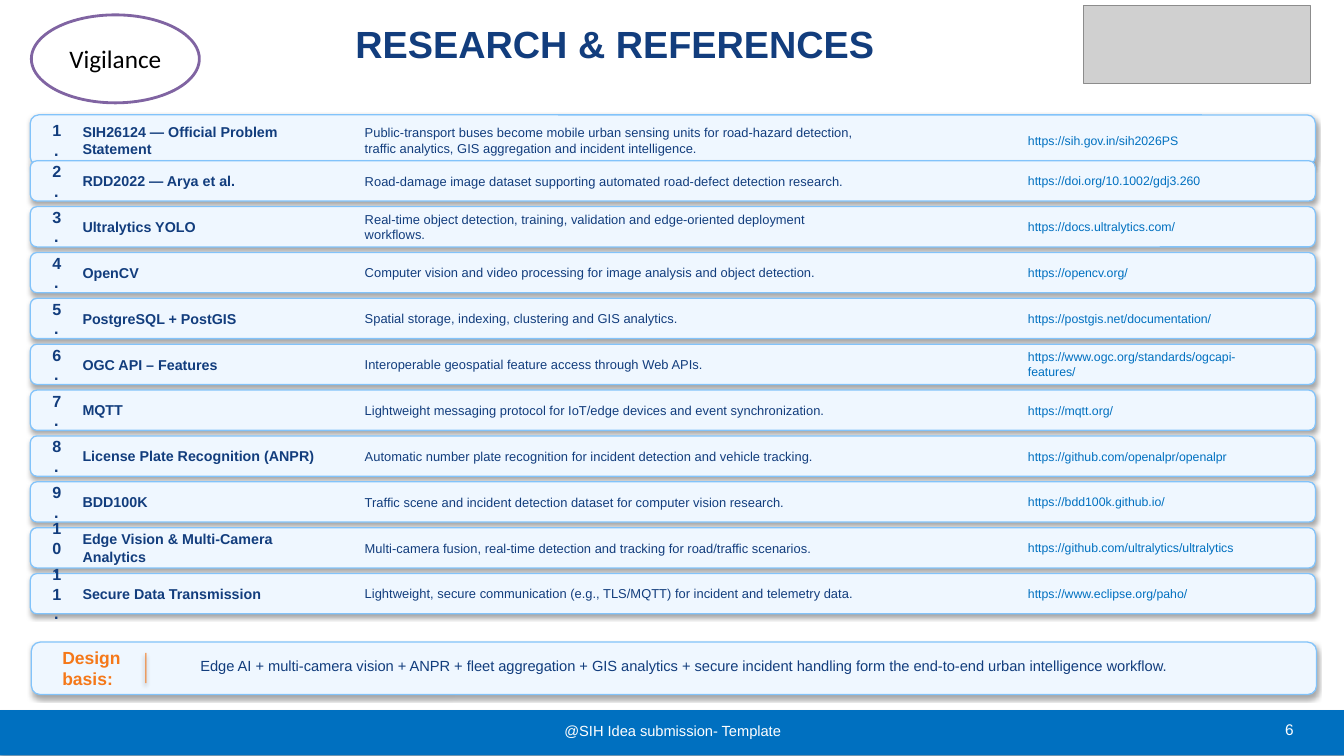
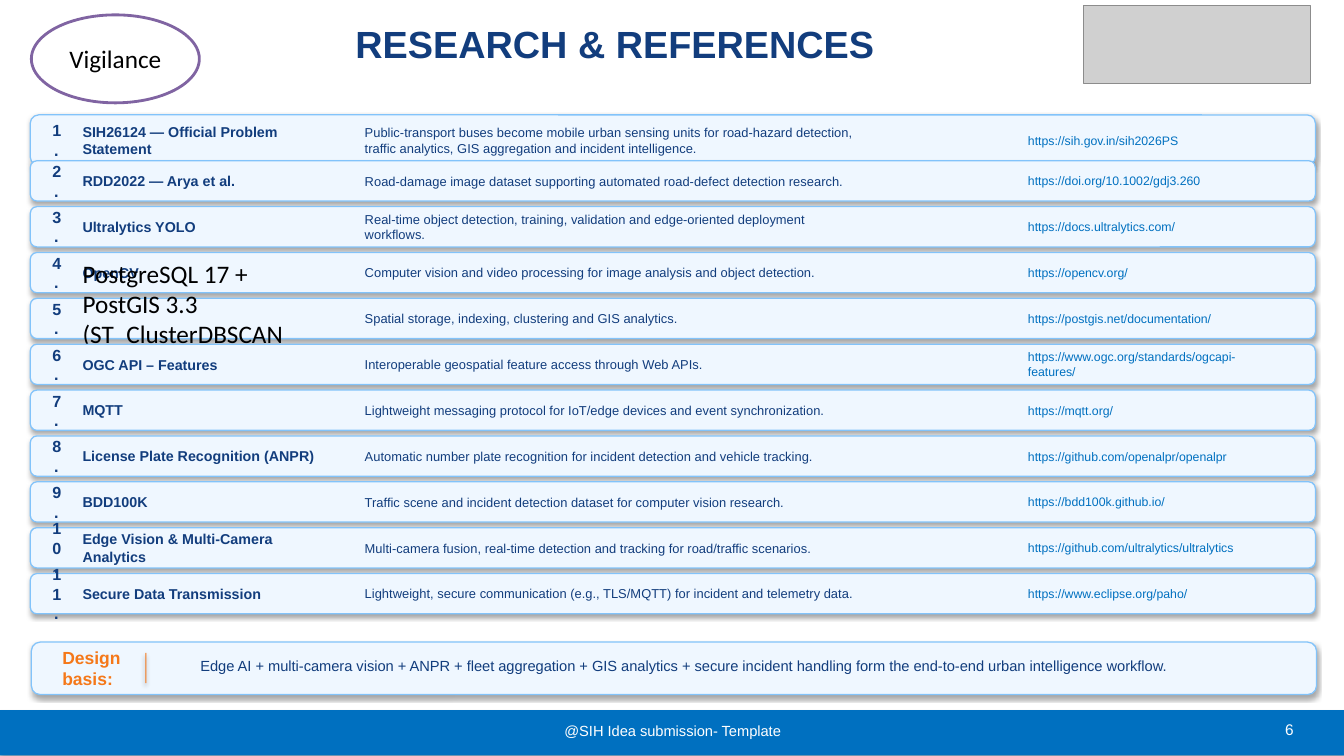
Before and after one commit to SanjeevAryanUni/Vigilance, a slide deck: slide 6 of SIH26_TEAM_VIGILANCE.pptx. Drawn at 1344x756 pixels with LibreOffice and Linux fonts; fonts in the diff are those of the drawing; grey boxes stand for pictures. Boxes give left, top, right and bottom in pixels: in the first picture for what was removed or moved away, otherwise in the second. Text is boxed around its words. In the diff, an @@ line names an element or a change of style, - is before the commit and + after.

```diff
--- a/SIH26_TEAM_VIGILANCE.pptx
+++ b/SIH26_TEAM_VIGILANCE.pptx
@@ text at box(83, 266, 283, 370): text changed; size 10.2 to 18 pt; font Arial to Calibri; text colour #123D7D to #000000; bold off @@
-PostgreSQL + PostGIS
+PostgreSQL 17 + PostGIS 3.3 (ST_ClusterDBSCAN 15m radius)
```
Also in this commit, not shown: 4 other slides changed, 15 other files.
